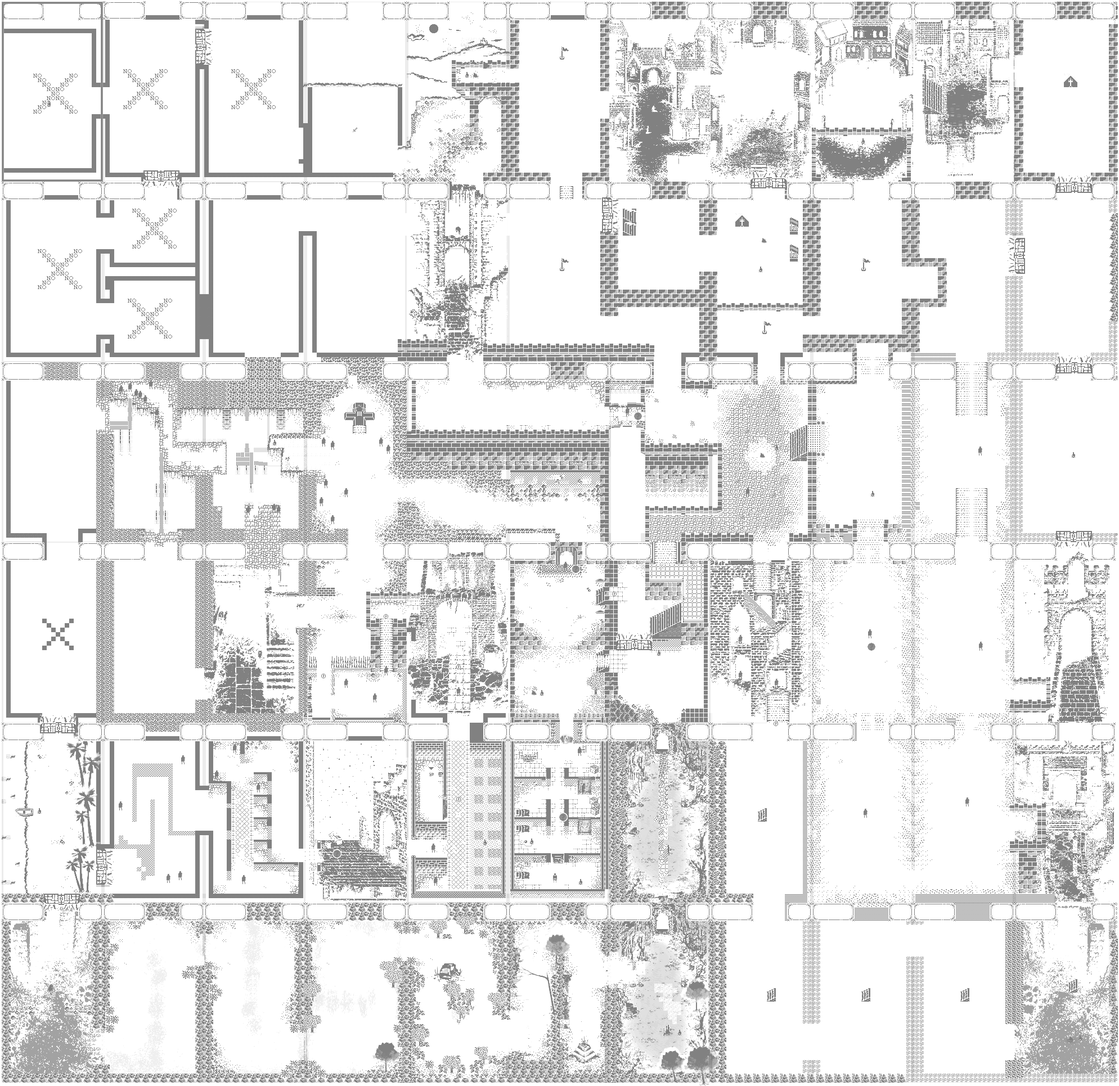
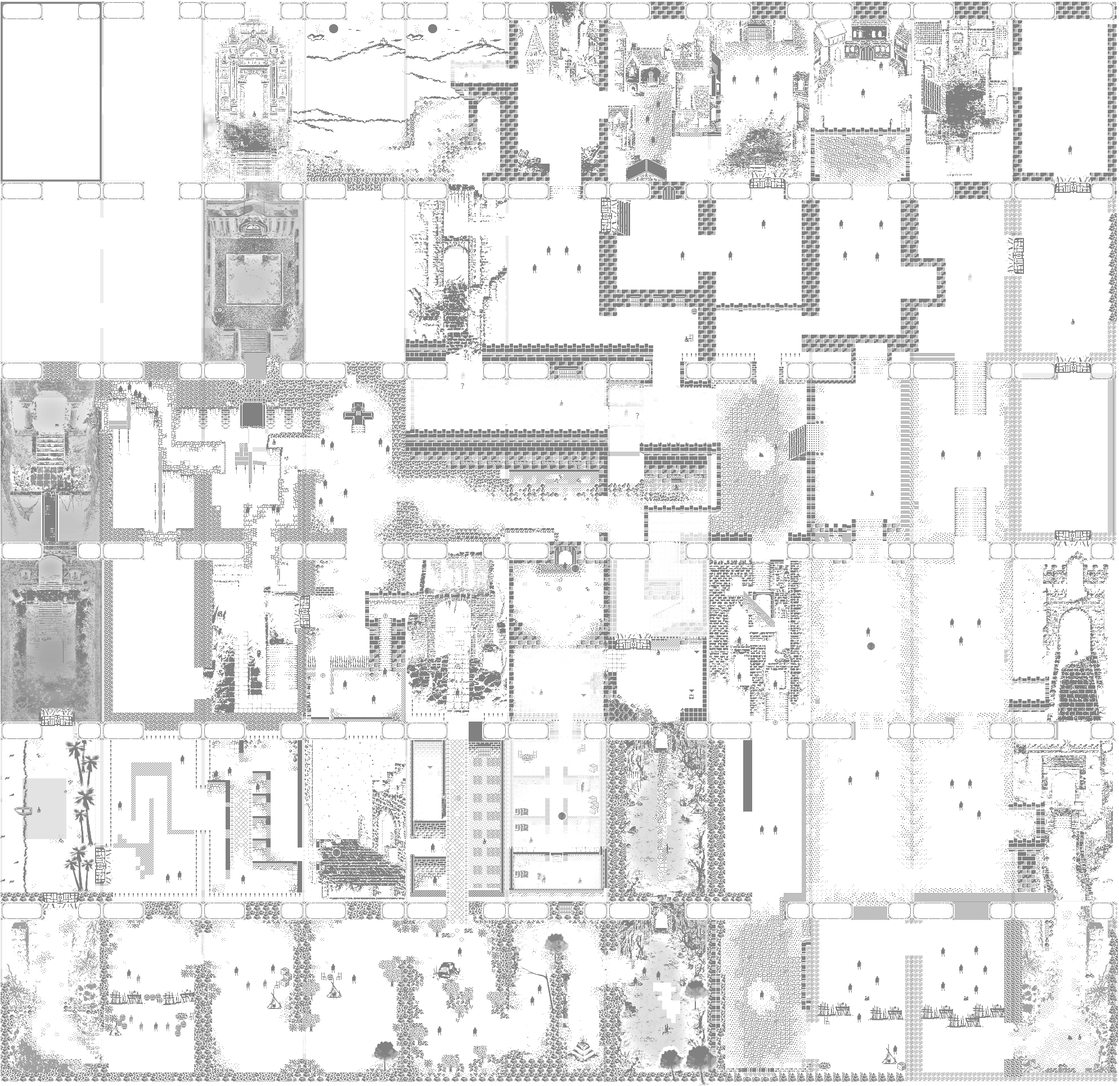
Comparing the layer stacks of the two 1119px x 1086px images. Changes:
added layer "Layer 1" above "v2" over [0,1,1118,1083]
